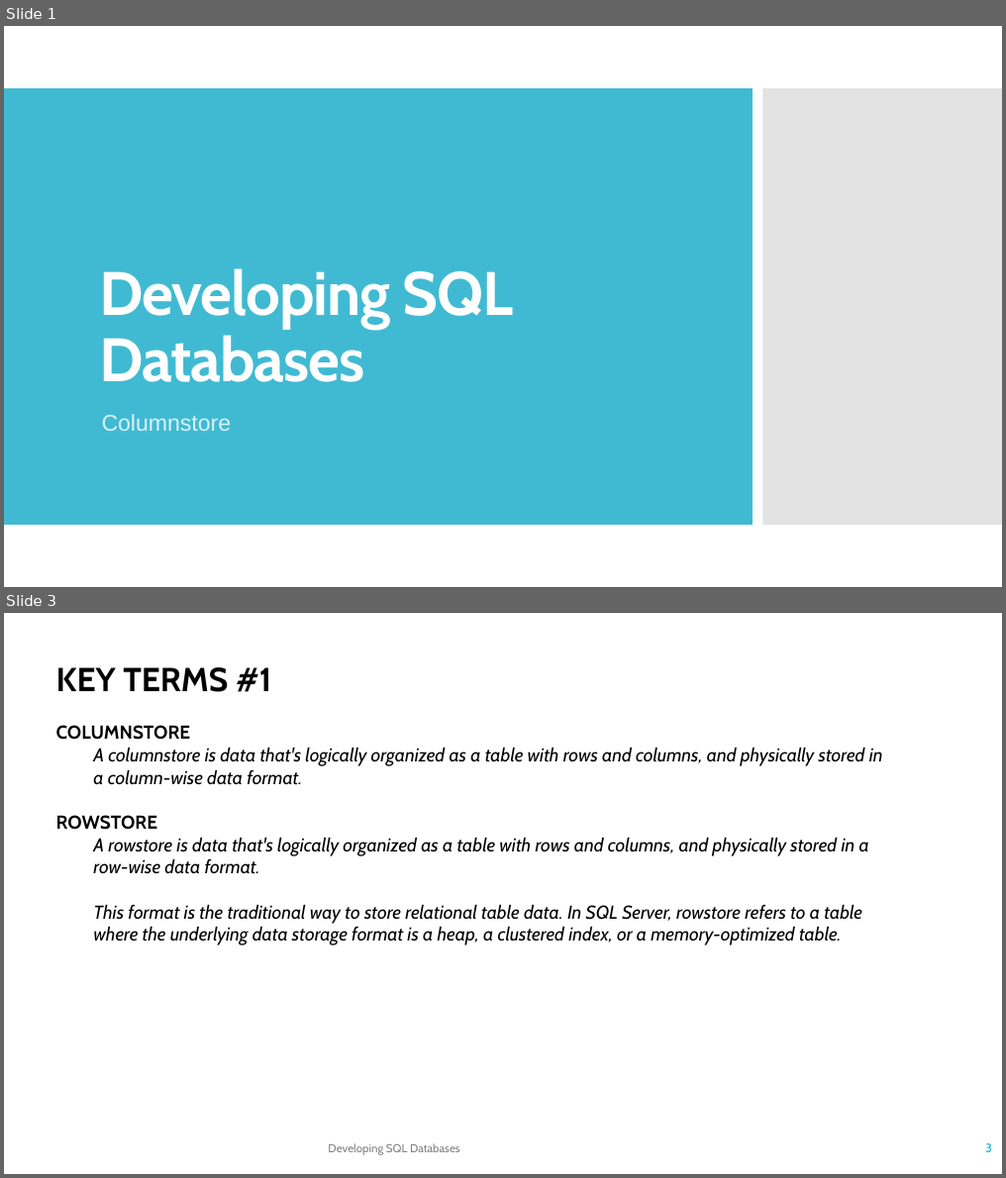
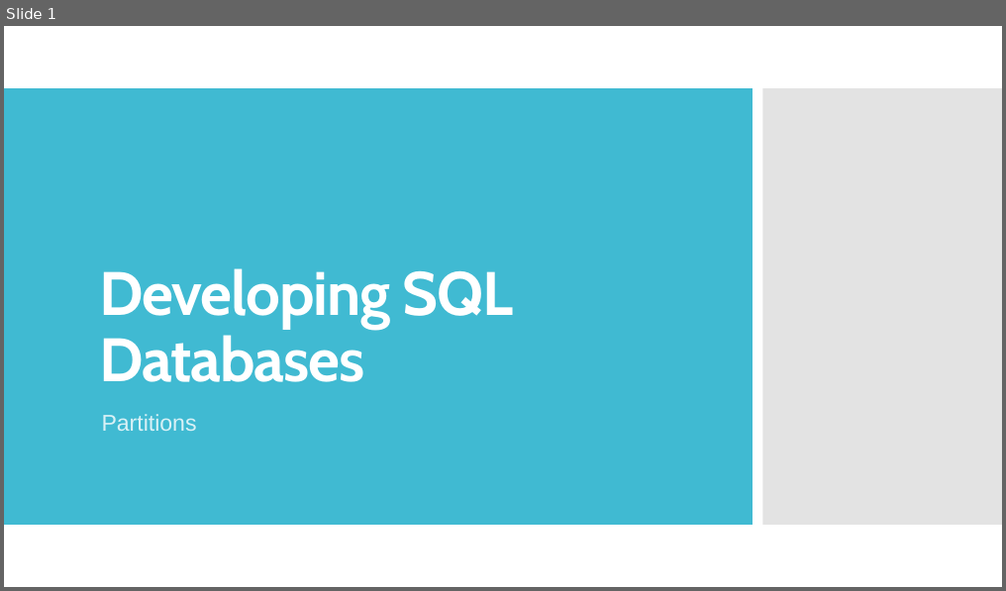
Before and after one commit to TKostyrka/70762DevSQLDB, a slide deck: DEVSQL_05_ColumnStoreIndex/DEVSQL_05A_Partitions.pptx. Shown one above the other, each under a label of ours: slides 1 and 3 before the commit, slide 1 after it; the slides between them are not shown. The pictures are 1006x1178 and 1006x591 pixels, drawn with LibreOffice and Linux fonts; fonts in the diff are those of the drawing. Boxes give left, top, right and bottom in pixels: in the first picture for what was removed or moved away, otherwise in the second. Text is boxed around its words. In the diff, an @@ line names an element or a change of style, - is before the commit and + after.

```diff
--- a/DEVSQL_05_ColumnStoreIndex/DEVSQL_05A_Partitions.pptx
+++ b/DEVSQL_05_ColumnStoreIndex/DEVSQL_05A_Partitions.pptx
@@ slide 3 removed at (4, 613, 1002, 1174), background #FFFFFF @@
@@ text removed at (56, 667, 883, 946) @@
-KEY TERMS #1
-COLUMNSTORE
-  A columnstore is data that's logically organized as a table with rows and columns, and physically stored in a column-wise data format.
-ROWSTORE
-  A rowstore is data that's logically organized as a table with rows and columns, and physically stored in a row-wise data format.
-  This format is the traditional way to store relational table data. In SQL Server, rowstore refers to a table where the underlying data storage format is a heap, a clustered index, or a memory-optimized table.
@@ text removed at (328, 1144, 460, 1156) @@
-Developing SQL Databases
@@ page number removed at (985, 1144, 992, 1153) @@
-3
@@ slide 1 changed as well @@
@@ subtitle at (102, 414, 197, 431): text changed @@
-Columnstore
+Partitions
```
Also in this commit, not shown: 6 other slides changed, 8 slides added, 4 other slides removed.
